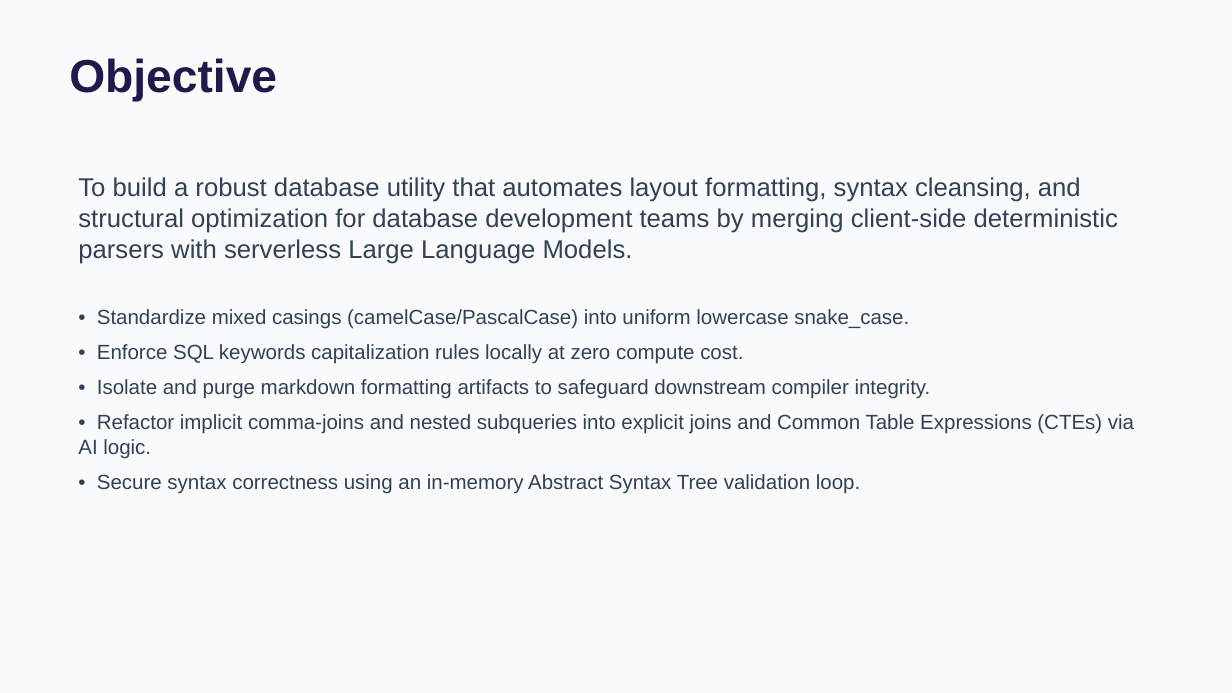
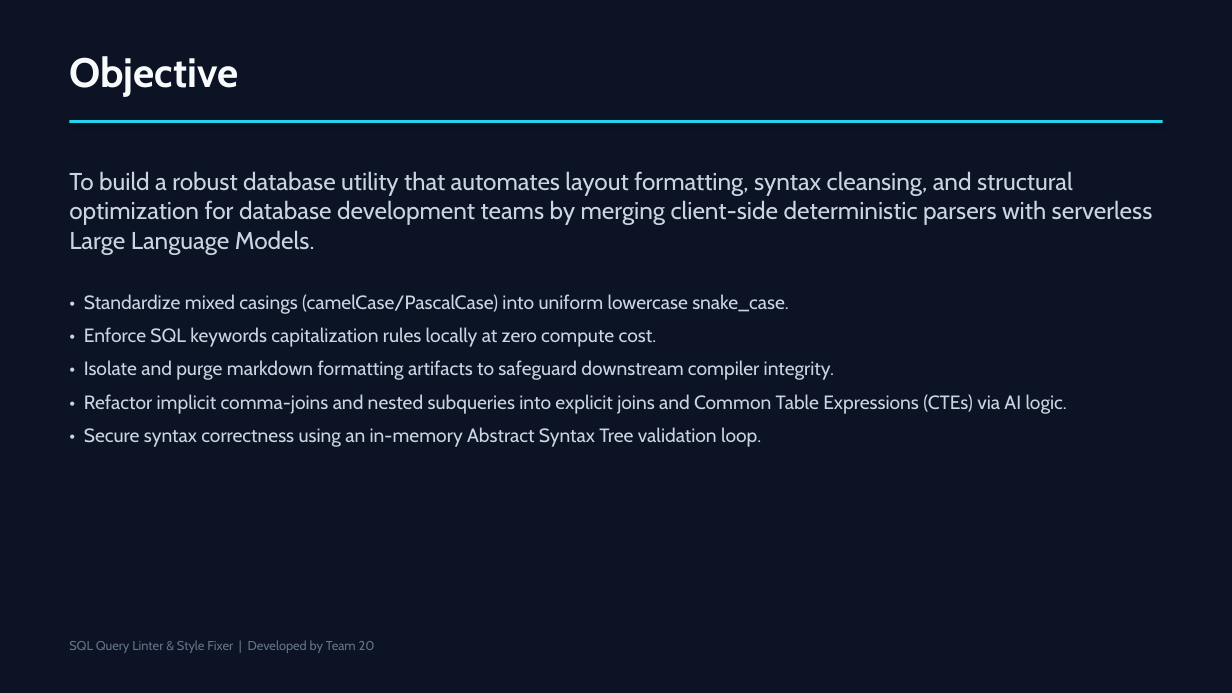
Before and after one commit to bharathpyla/sql-query-linter-style-fixer, a slide deck: slide 2 of Presentation.pptx. Drawn at 1232x693 pixels with LibreOffice and Linux fonts; fonts in the diff are those of the drawing. Boxes give left, top, right and bottom in pixels: in the first picture for what was removed or moved away, otherwise in the second. Text is boxed around its words. In the diff, an @@ line names an element or a change of style, - is before the commit and + after.

Commit message:
Update presentation Presentation.pptx with modern dark cyber theme

```diff
--- a/Presentation.pptx
+++ b/Presentation.pptx
@@ background #F8FAFC to #0B1324 @@
@@ text "Objective" at [69,56,238,97]: size 36 to 32 pt, font Arial to Cabin, text colour #1E1B4B to #F8FAFC @@
@@ rectangle added at [69,120,1163,123], fill #22D3EE @@
@@ text "To build a robust database ..." at [69,171,1153,447]: size 20 to 19 pt in "To build a robust database utility that ..."; font Arial to Cabin, text colour #334155 to #CBD5E1; size 16 to 15 pt in "• Standardize mixed casings (camelCase/PascalCase) into unif ...", "• Enforce SQL keywords capitalization rules locally ...", "• Isolate and purge markdown formatting artifacts ...", "• Refactor implicit comma-joins and nested subqueries ..." and 1 more places; less space between paragraphs @@
@@ text added at [69,640,375,653], 10 pt, text #64748B @@
+SQL Query Linter & Style Fixer | Developed by Team 20
```
Also in this commit, not shown: 7 other slides changed.
